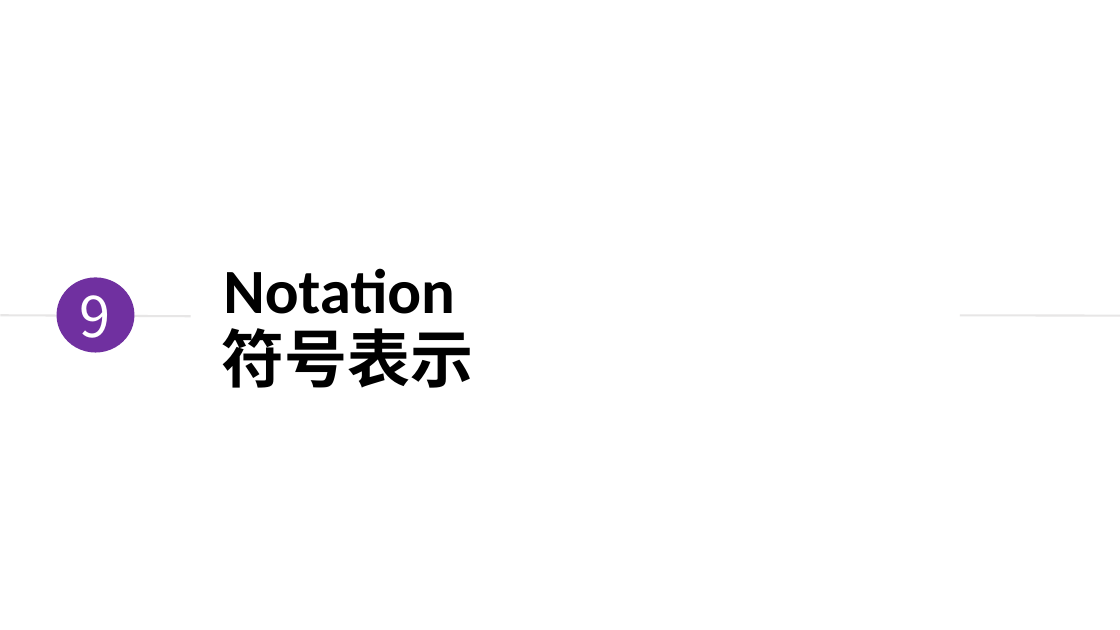
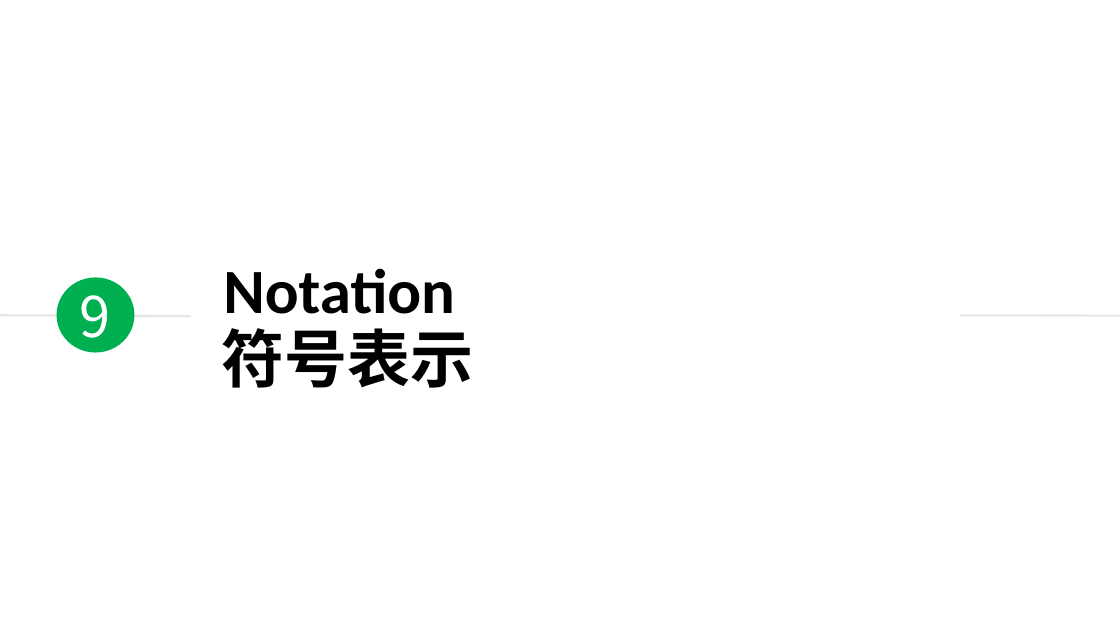
Before and after one commit to duyongquan/LTSLAM, a slide deck: slide 8 of docs/pptx/Kalman and Bayesian Filters/02-g-h-filter.pptx. Drawn at 1120x630 pixels with LibreOffice and Linux fonts; fonts in the diff are those of the drawing. Boxes give left, top, right and bottom in pixels: in the first picture for what was removed or moved away, otherwise in the second. Text is boxed around its words. In the diff, an @@ line names an element or a change of style, - is before the commit and + after.

```diff
--- a/docs/pptx/Kalman and Bayesian Filters/02-g-h-filter.pptx
+++ b/docs/pptx/Kalman and Bayesian Filters/02-g-h-filter.pptx
@@ ellipse "9" at [56, 277, 134, 352]: fill #7030A0 to #00B050 @@
```
Also in this commit, not shown: 1 other slide changed, 28 other files.
